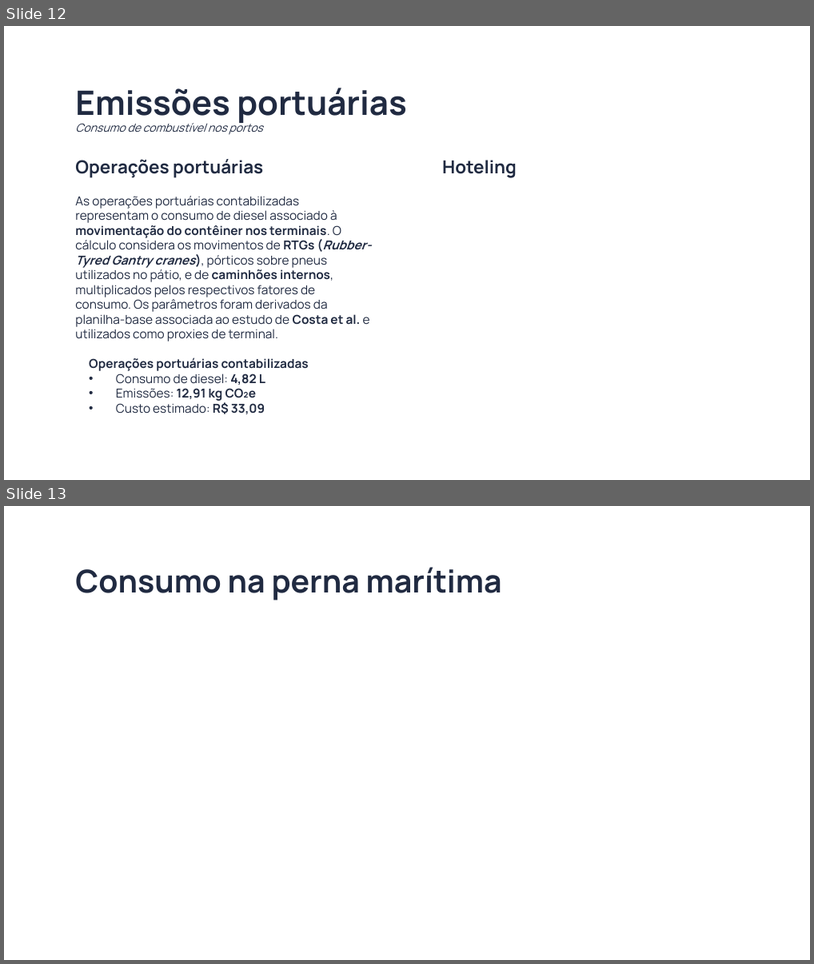
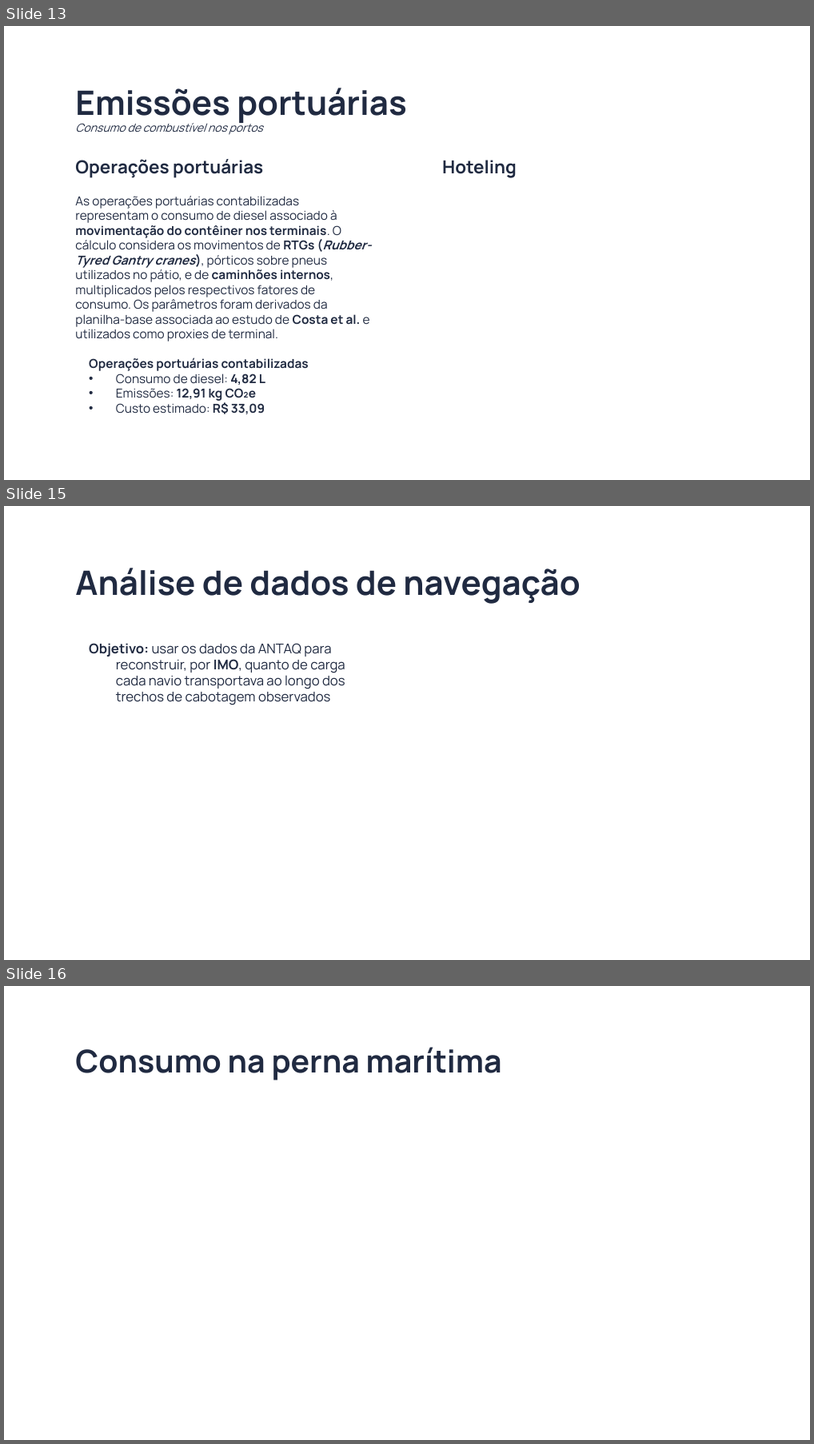
Before and after one commit to pennylanesccp/cabotage-lens, a slide deck: docs/apresentacao_preliminar/presentation.pptx. Shown one above the other, each under a label of ours: slides 12 and 13 before the commit, slides 13, 15 and 16 after it; the slides between them are not shown. The pictures are 814x964 and 814x1444 pixels, drawn with LibreOffice and Linux fonts; fonts in the diff are those of the drawing; grey boxes stand for pictures; background and template pictures are left out. Boxes give left, top, right and bottom in pixels: in the first picture for what was removed or moved away, otherwise in the second. Text is boxed around its words. In the diff, an @@ line names an element or a change of style, - is before the commit and + after.

```diff
--- a/docs/apresentacao_preliminar/presentation.pptx
+++ b/docs/apresentacao_preliminar/presentation.pptx
@@ slide 15 added at (x1=4, y1=506, x2=810, y2=960), background picture (left out) @@
@@ title added at (x1=75, y1=568, x2=580, y2=604), 30 pt, text #202A41, bold @@
+Análise de dados de navegação
@@ subtitle added at (x1=89, y1=643, x2=346, y2=705), 12 pt, text #202A41 @@
+Objetivo: usar os dados da ANTAQ para reconstruir, por IMO, quanto de carga cada navio transportava ao longo dos trechos de cabotagem observados
@@ what was slide 12 is now slide 13 @@
@@ what was slide 13 is now slide 16 @@
```
Also in this commit, not shown: 3 other slides added, 23 other files.
